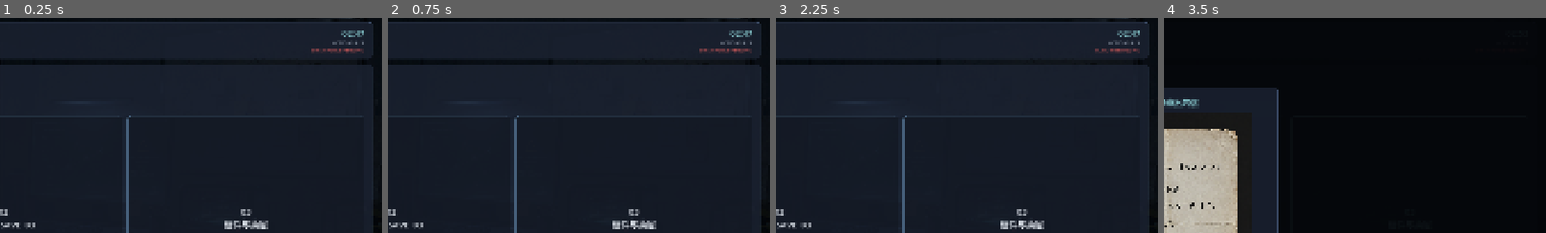
Above: before the commit, frames 1-4 (left to right).
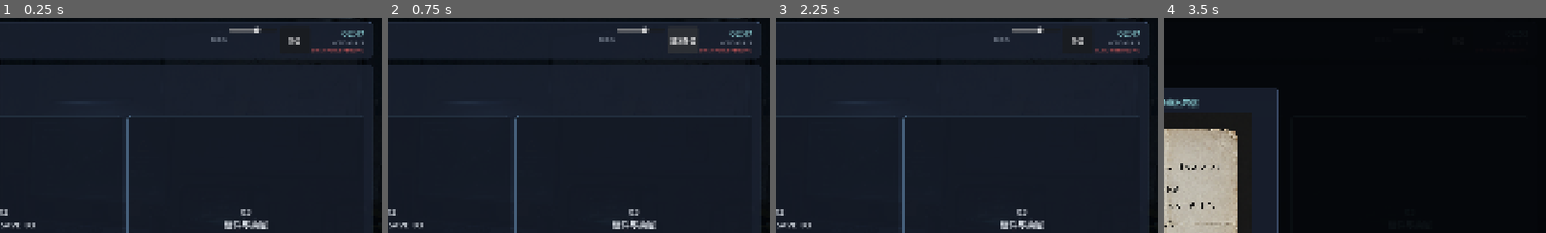
Above: after the commit, the same moments.

Repository: qrx-joe/Residual
Game: Godot game, scene res://scenes/main.tscn
The game is run twice, just before and just after one commit, with the same random seed, the same clock (stepped at 60 frames per second) and the same inputs.
Inputs (mouse positions are % of the whole screen's width and height, from its top left):
- Up to frame 1 (0.25 s): no input
- Up to frame 2 (0.75 s): click (88, 7) at 0.5 s, where only the run after the commit has a clickable "静音"
- Up to frame 3 (2.25 s): click (88, 7) at 1.25 s, where only the run after the commit has a clickable "取消静音"; click "01 电话与照片 VOICE / PHOTO" at 2 s
- Up to frame 4 (3.5 s): click "03 信件与抽屉 LETTER / DRAWER" at 2.75 s
The pictures show only the part of the screen within x 50-100%, y 1-51%; the shares and areas given below are measured in that part.

The runs differ from the first frame. In frame 1, 0.4% of the frame differs, in the area x 55-79%, y 3-13%; in frame 2, 0.5%, in the area x 55-81%, y 3-13%; in frame 3, 0.4%; in frame 4, less than 0.1%.

Commit message:
feat: complete T4.3 audio system

Diff:
--- a/scenes/main.tscn
+++ b/scenes/main.tscn
@@ -18,6 +18,7 @@
 [ext_resource type="Texture2D" path="res://assets/2d/effects/ghost_waveform.png" id="16_waveform"]
 [ext_resource type="Texture2D" path="res://assets/2d/icons/backup_chip.png" id="17_chip"]
 [ext_resource type="Texture2D" path="res://assets/2d/icons/storage_device.png" id="18_storage"]
+[ext_resource type="Script" path="res://scripts/audio/audio_controller.gd" id="19_audio"]
 
 [sub_resource type="StyleBoxFlat" id="StylePanel"]
 bg_color = Color(0.105, 0.133, 0.192, 0.84)
@@ -142,6 +143,10 @@
 
 [node name="HTTPRequest" type="HTTPRequest" parent="AIClient"]
 
+[node name="AudioController" type="Node" parent="."]
+unique_name_in_owner = true
+script = ExtResource("19_audio")
+
 [node name="Background" type="TextureRect" parent="."]
 unique_name_in_owner = true
 layout_mode = 1
@@ -214,6 +219,33 @@
 [node name="Spacer" type="Control" parent="SafeArea/MainLayout/HeaderPanel/HeaderMargin/Header"]
 layout_mode = 2
 size_flags_horizontal = 3
+
+[node name="AudioControls" type="HBoxContainer" parent="SafeArea/MainLayout/HeaderPanel/HeaderMargin/Header"]
+layout_mode = 2
+theme_override_constants/separation = 8
+alignment = 2
+
+[node name="VolumeLabel" type="Label" parent="SafeArea/MainLayout/HeaderPanel/HeaderMargin/Header/AudioControls"]
+layout_mode = 2
+theme_override_colors/font_color = Color(0.6, 0.64, 0.7, 1)
+theme_override_font_sizes/font_size = 12
+text = "AUDIO"
+vertical_alignment = 1
+
+[node name="VolumeSlider" type="HSlider" parent="SafeArea/MainLayout/HeaderPanel/HeaderMargin/Header/AudioControls"]
+unique_name_in_owner = true
+custom_minimum_size = Vector2(120, 0)
+layout_mode = 2
+min_value = 0.0
+max_value = 1.0
+step = 0.05
+value = 0.58
+
+[node name="MuteButton" type="Button" parent="SafeArea/MainLayout/HeaderPanel/HeaderMargin/Header/AudioControls"]
+unique_name_in_owner = true
+custom_minimum_size = Vector2(76, 34)
+layout_mode = 2
+text = "静音"
 
 [node name="LoopStatus" type="VBoxContainer" parent="SafeArea/MainLayout/HeaderPanel/HeaderMargin/Header"]
 layout_mode = 2
--- /dev/null
+++ b/scripts/audio/audio_controller.gd
@@ -0,0 +1,145 @@
+extends Node
+
+signal volume_changed(value: float)
+signal mute_changed(muted: bool)
+signal cue_played(cue_id: StringName)
+
+const OFFICE_AMBIENCE: AudioStream = preload(
+	"res://assets/audio/ambience/office_night.wav"
+)
+const UI_CLICK: AudioStream = preload(
+	"res://assets/audio/sfx/ui_click.wav"
+)
+const DELETE_CONFIRM: AudioStream = preload(
+	"res://assets/audio/sfx/delete_confirm.wav"
+)
+const CORE_GLITCH: AudioStream = preload(
+	"res://assets/audio/sfx/core_glitch.wav"
+)
+const OVERWRITE_REVERSE: AudioStream = preload(
+	"res://assets/audio/sfx/overwrite_reverse.wav"
+)
+const AZHI_INTRO: AudioStream = preload(
+	"res://assets/audio/voice/voice_azhi_intro.wav"
+)
+const AZHI_RECORDING: AudioStream = preload(
+	"res://assets/audio/voice/voice_azhi_recording.wav"
+)
+const AZHI_GHOST: AudioStream = preload(
+	"res://assets/audio/voice/voice_azhi_ghost.wav"
+)
+
+var master_volume: float = 0.58
+var muted: bool = false
+var ambience_player: AudioStreamPlayer
+var voice_player: AudioStreamPlayer
+var sfx_player: AudioStreamPlayer
+
+
+func _ready() -> void:
+	ambience_player = AudioStreamPlayer.new()
+	ambience_player.name = "AmbiencePlayer"
+	ambience_player.stream = OFFICE_AMBIENCE
+	ambience_player.volume_db = -13.0
+	add_child(ambience_player)
+
+	voice_player = AudioStreamPlayer.new()
+	voice_player.name = "VoicePlayer"
+	add_child(voice_player)
+
+	sfx_player = AudioStreamPlayer.new()
+	sfx_player.name = "SFXPlayer"
+	add_child(sfx_player)
+
+	_set_stream_loop(OFFICE_AMBIENCE)
+	set_master_volume(master_volume)
+	ambience_player.play()
+
+
+func play_intro() -> void:
+	_play_voice(AZHI_INTRO, &"AZHI_INTRO")
+
+
+func play_action(action_id: StringName) -> void:
+	match action_id:
+		&"PLAY_AUDIO", &"USE_PRESERVED_AUDIO":
+			_play_voice(AZHI_RECORDING, &"AZHI_RECORDING")
+		&"USE_GHOST_AUDIO":
+			_play_voice(AZHI_GHOST, &"AZHI_GHOST")
+		_:
+			_play_sfx(UI_CLICK, &"UI_CLICK")
+
+
+func play_choice(choice_id: StringName) -> void:
+	if choice_id == &"DELETE_AUDIO":
+		_play_sfx(DELETE_CONFIRM, &"DELETE_CONFIRM")
+	else:
+		_play_sfx(UI_CLICK, &"UI_CLICK")
+
+
+func play_overwrite_stage(stage: int) -> void:
+	match stage:
+		3:
+			_play_sfx(OVERWRITE_REVERSE, &"OVERWRITE_REVERSE")
+		4:
+			_play_sfx(CORE_GLITCH, &"CORE_GLITCH")
+
+
+func set_ending_state(ending_id: StringName) -> void:
+	match ending_id:
+		&"PUBLIC_TRUTH":
+			ambience_player.pitch_scale = 0.82
+			ambience_player.volume_db = -17.0
+		&"PRESERVE_MEMORY":
+			ambience_player.pitch_scale = 0.94
+			ambience_player.volume_db = -10.0
+	cue_played.emit(&"ENDING_AMBIENCE")
+
+
+func set_master_volume(value: float) -> void:
+	master_volume = clampf(value, 0.0, 1.0)
+	_apply_master_bus()
+	volume_changed.emit(master_volume)
+
+
+func set_muted(value: bool) -> void:
+	muted = value
+	_apply_master_bus()
+	mute_changed.emit(muted)
+
+
+func stop_all() -> void:
+	ambience_player.stop()
+	voice_player.stop()
+	sfx_player.stop()
+	ambience_player.stream = null
+	voice_player.stream = null
+	sfx_player.stream = null
+
+
+func _apply_master_bus() -> void:
+	AudioServer.set_bus_mute(0, muted)
+	AudioServer.set_bus_volume_db(
+		0,
+		linear_to_db(maxf(master_volume, 0.0001))
+	)
+
+
+func _play_voice(stream: AudioStream, cue_id: StringName) -> void:
+	voice_player.stop()
+	voice_player.stream = stream
+	voice_player.play()
+	cue_played.emit(cue_id)
+
+
+func _play_sfx(stream: AudioStream, cue_id: StringName) -> void:
+	sfx_player.stop()
+	sfx_player.stream = stream
+	sfx_player.play()
+	cue_played.emit(cue_id)
+
+
+func _set_stream_loop(stream: AudioStream) -> void:
+	if stream is AudioStreamWAV:
+		var wav_stream: AudioStreamWAV = stream as AudioStreamWAV
+		wav_stream.loop_mode = AudioStreamWAV.LOOP_FORWARD
--- a/scripts/main.gd
+++ b/scripts/main.gd
@@ -32,6 +32,8 @@
 @onready var document_title_label: Label = %DocumentTitleLabel
 @onready var document_texture: TextureRect = %DocumentTexture
 @onready var document_close_button: Button = %DocumentCloseButton
+@onready var volume_slider: HSlider = %VolumeSlider
+@onready var mute_button: Button = %MuteButton
 @onready var force_overwrite_button: Button = %ForceOverwriteButton
 @onready var overwrite_overlay: Control = %OverwriteOverlay
 @onready var overwrite_progress: ProgressBar = %OverwriteProgress
@@ -81,6 +83,7 @@
 @onready var save_will_manager: Node = %SaveWillManager
 @onready var ending_manager: Node = %EndingManager
 @onready var ai_client: Node = %AIClient
+@onready var audio_controller: Node = %AudioController
 @onready var save_data: Node = get_node("/root/SaveData")
 @onready var investigation_areas: Array[Button] = [
 	%PhoneArea,
@@ -102,6 +105,8 @@
 	load_button.pressed.connect(_on_load_pressed)
 	delete_recording_button.pressed.connect(_on_delete_recording_pressed)
 	document_close_button.pressed.connect(_on_document_close_pressed)
+	volume_slider.value_changed.connect(_on_volume_changed)
+	mute_button.pressed.connect(_on_mute_pressed)
 	force_overwrite_button.pressed.connect(_on_force_overwrite_pressed)
 	overwrite_continue_button.pressed.connect(_on_overwrite_continue_pressed)
 	delete_audio_choice_button.pressed.connect(
@@ -152,6 +157,8 @@
 			first_loop_content_manager.call(&"get_crisis_text")
 		)
 	_refresh_residual_presentation()
+	if DisplayServer.get_name() != "headless":
+		audio_controller.call_deferred(&"play_intro")
 	print(
 		"T1.5 smoke: loop %d ready; persistence loaded"
 		% initial_loop_index
@@ -193,6 +200,7 @@
 	selection_label.text = String(action.get("display_name", region_id))
 	detail_label.text = String(action.get("description", ""))
 	_show_action_art(action_id)
+	audio_controller.call(&"play_action", action_id)
 	_update_delete_recording_action(action_id)
 	print("Action selected: %s" % action_id)
 
@@ -381,6 +389,7 @@
 		return
 
 	first_loop_decision_overlay.visible = false
+	audio_controller.call(&"play_choice", choice_id)
 	if loop_index == 2:
 		var second_result: Dictionary = second_loop_content_manager.call(
 			&"complete_choice",
@@ -636,6 +645,7 @@
 	save_status_label.text = save_status
 	ending_save_label.text = "%s · %s" % [save_name, save_status]
 	ending_overlay.visible = true
+	audio_controller.call(&"set_ending_state", ending_id)
 	save_data.call(&"save_persistent_state")
 
 
@@ -660,6 +670,7 @@
 
 
 func _on_overwrite_stage_changed(stage: int) -> void:
+	audio_controller.call(&"play_overwrite_stage", stage)
 	match stage:
 		1:
 			overwrite_stage_label.text = "FORCED OVERWRITE · READING"
@@ -737,3 +748,13 @@
 
 func _on_document_close_pressed() -> void:
 	document_overlay.visible = false
+
+
+func _on_volume_changed(value: float) -> void:
+	audio_controller.call(&"set_master_volume", value)
+
+
+func _on_mute_pressed() -> void:
+	var next_muted: bool = not bool(audio_controller.get("muted"))
+	audio_controller.call(&"set_muted", next_muted)
+	mute_button.text = "取消静音" if next_muted else "静音"
--- a/tests/t1_1_smoke.gd
+++ b/tests/t1_1_smoke.gd
@@ -42,6 +42,11 @@
 			return
 		await create_timer(0.35).timeout
 
+	main.get_node("%AudioController").call(&"stop_all")
+	await process_frame
+	main.free()
+	await process_frame
+	await process_frame
 	print("T1.1 smoke: 3 areas visible at 1366x768; rapid clicks locked")
 	quit(0)
 
--- a/tests/t4_2_capture.gd
+++ b/tests/t4_2_capture.gd
@@ -33,9 +33,10 @@
 	await process_frame
 	_capture("document-panel-1366x768.png", Vector2i(1366, 768))
 
-	main.queue_free()
+	main.get_node("%AudioController").call(&"stop_all")
 	await process_frame
-	capture_viewport.queue_free()
+	main.free()
+	capture_viewport.free()
 	quit()
 
 
--- a/tests/t4_2_smoke.gd
+++ b/tests/t4_2_smoke.gd
@@ -35,7 +35,10 @@
 	]:
 		assert(FileAccess.file_exists(path), "Missing T4.2 asset: %s" % path)
 
+	main.get_node("%AudioController").call(&"stop_all")
+	await process_frame
+	main.free()
+	await process_frame
+	await process_frame
 	print("T4.2 smoke: formal office, document viewer, icons, and waveform ready")
-	main.queue_free()
-	await process_frame
 	quit()
--- /dev/null
+++ b/tests/t4_3_capture.gd
@@ -0,0 +1,31 @@
+extends SceneTree
+
+const MAIN_SCENE: PackedScene = preload("res://scenes/main.tscn")
+const OUTPUT_PATH := "res://docs/evidence/T4.3/audio-controls-1366x768.png"
+
+
+func _init() -> void:
+	var capture_viewport := SubViewport.new()
+	capture_viewport.size = Vector2i(1366, 768)
+	capture_viewport.render_target_update_mode = SubViewport.UPDATE_ALWAYS
+	root.add_child(capture_viewport)
+
+	var main: Control = MAIN_SCENE.instantiate()
+	capture_viewport.add_child(main)
+	await process_frame
+	await process_frame
+
+	DirAccess.make_dir_recursive_absolute(
+		ProjectSettings.globalize_path("res://docs/evidence/T4.3")
+	)
+	var image: Image = capture_viewport.get_texture().get_image()
+	assert(image.get_size() == Vector2i(1366, 768))
+	var error: Error = image.save_png(OUTPUT_PATH)
+	assert(error == OK, "Failed to save T4.3 audio controls evidence")
+
+	main.get_node("%AudioController").call(&"stop_all")
+	await process_frame
+	main.free()
+	capture_viewport.free()
+	print("T4.3 capture: audio-controls-1366x768.png")
+	quit()
--- /dev/null
+++ b/tests/t4_3_smoke.gd
@@ -0,0 +1,84 @@
+extends SceneTree
+
+const AUDIO_CONTROLLER_SCRIPT: Script = preload(
+	"res://scripts/audio/audio_controller.gd"
+)
+const MAIN_SCENE: PackedScene = preload("res://scenes/main.tscn")
+
+var cues: Array[StringName] = []
+
+
+func _init() -> void:
+	var original_volume_db: float = AudioServer.get_bus_volume_db(0)
+	var original_muted: bool = AudioServer.is_bus_mute(0)
+
+	var controller: Node = Node.new()
+	controller.set_script(AUDIO_CONTROLLER_SCRIPT)
+	controller.connect(&"cue_played", _on_cue_played)
+	root.add_child(controller)
+	await process_frame
+
+	assert(controller.get("ambience_player") != null)
+	assert(controller.get("voice_player") != null)
+	assert(controller.get("sfx_player") != null)
+	assert((controller.get("ambience_player") as AudioStreamPlayer).playing)
+
+	controller.call(&"play_intro")
+	assert(cues.back() == &"AZHI_INTRO")
+	await _stop_and_flush(controller)
+	controller.call(&"play_action", &"PLAY_AUDIO")
+	assert(cues.back() == &"AZHI_RECORDING")
+	await _stop_and_flush(controller)
+	controller.call(&"play_action", &"USE_GHOST_AUDIO")
+	assert(cues.back() == &"AZHI_GHOST")
+	await _stop_and_flush(controller)
+	controller.call(&"play_choice", &"DELETE_AUDIO")
+	assert(cues.back() == &"DELETE_CONFIRM")
+	await _stop_and_flush(controller)
+	controller.call(&"play_overwrite_stage", 3)
+	assert(cues.back() == &"OVERWRITE_REVERSE")
+	await _stop_and_flush(controller)
+	controller.call(&"play_overwrite_stage", 4)
+	assert(cues.back() == &"CORE_GLITCH")
+	await _stop_and_flush(controller)
+
+	controller.call(&"set_master_volume", 0.25)
+	assert(is_equal_approx(float(controller.get("master_volume")), 0.25))
+	assert(
+		is_equal_approx(
+			AudioServer.get_bus_volume_db(0),
+			linear_to_db(0.25)
+		)
+	)
+	controller.call(&"set_muted", true)
+	assert(AudioServer.is_bus_mute(0))
+	controller.call(&"set_muted", false)
+	assert(not AudioServer.is_bus_mute(0))
+
+	var main: Control = MAIN_SCENE.instantiate()
+	root.add_child(main)
+	await process_frame
+	assert(main.get_node("%VolumeSlider") is HSlider)
+	assert(main.get_node("%MuteButton") is Button)
+
+	var main_audio: Node = main.get_node("%AudioController")
+	main_audio.call(&"stop_all")
+	await process_frame
+	main.free()
+	controller.free()
+	AudioServer.set_bus_volume_db(0, original_volume_db)
+	AudioServer.set_bus_mute(0, original_muted)
+	await process_frame
+	await process_frame
+	print("T4.3 smoke: ambience, voice, cues, volume, and mute passed")
+	quit()
+
+
+func _on_cue_played(cue_id: StringName) -> void:
+	cues.append(cue_id)
+
+
+func _stop_and_flush(controller: Node) -> void:
+	await process_frame
+	controller.call(&"stop_all")
+	await process_frame
Binary file added: docs/evidence/T4.3/audio-controls-1366x768.png
Not shown: 1 places in scenes/main.tscn that only renumber resources
Not shown, added: assets/audio/ambience/office_night.wav
Not shown, added: assets/audio/sfx/core_glitch.wav
Not shown, added: assets/audio/sfx/delete_confirm.wav
Not shown, added: assets/audio/sfx/overwrite_reverse.wav
Not shown, added: assets/audio/sfx/ui_click.wav
Not shown, added: assets/audio/voice/voice_azhi_ghost.wav
Not shown, added: assets/audio/voice/voice_azhi_intro.wav
Not shown, added: assets/audio/voice/voice_azhi_recording.wav
Not shown, changed: docs/STATUS.md
Not shown, added: docs/evidence/T4.3/README.md
(and 1 more such lines)
